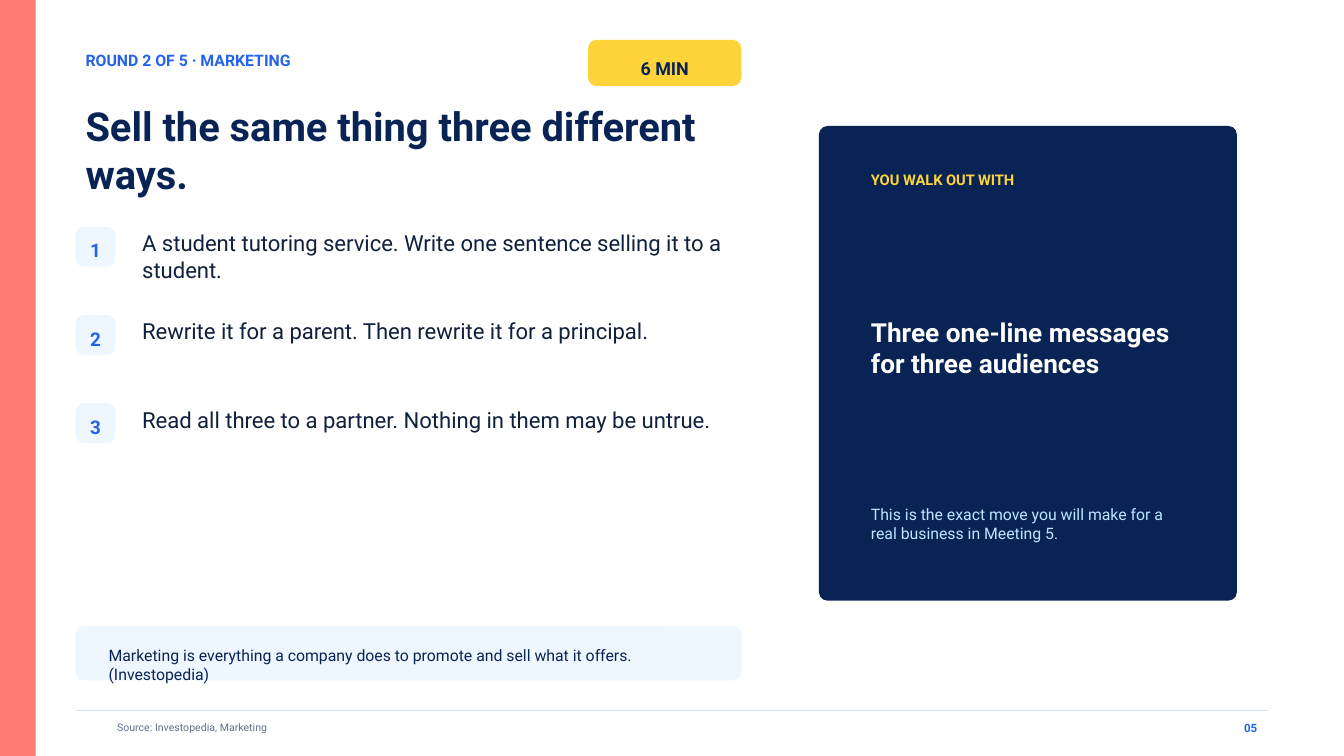
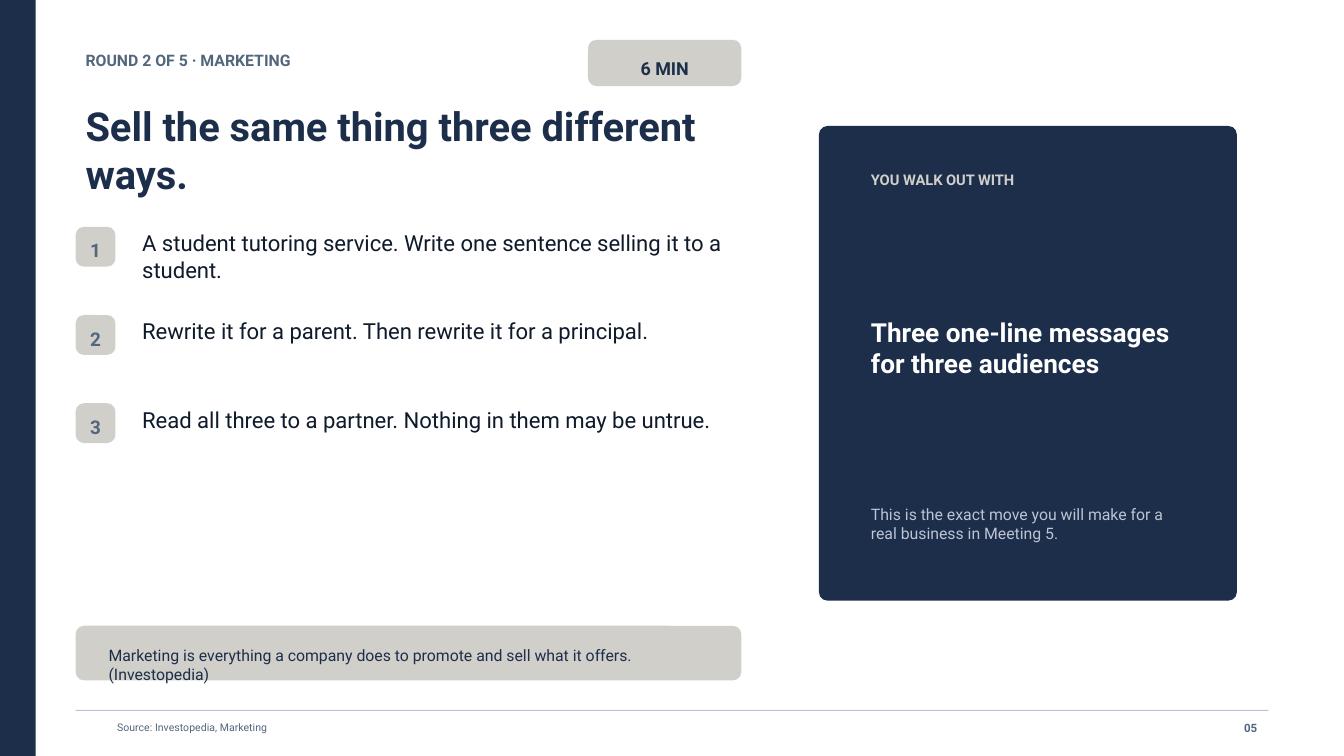
Before and after one commit to jadalin100/career-canvas, a slide deck: slide 5 of slides/output/Career_Canvas_Meeting_1_Creativity_Across_DECA_Areas.pptx. Drawn at 1344x756 pixels with LibreOffice and Linux fonts; fonts in the diff are those of the drawing. Boxes give left, top, right and bottom in pixels: in the first picture for what was removed or moved away, otherwise in the second. Text is boxed around its words. In the diff, an @@ line names an element or a change of style, - is before the commit and + after.

```diff
--- a/slides/output/Career_Canvas_Meeting_1_Creativity_Across_DECA_Areas.pptx
+++ b/slides/output/Career_Canvas_Meeting_1_Creativity_Across_DECA_Areas.pptx
@@ rectangle at [0, 0, 35, 756]: fill #FF7C70 to #1C2E4A @@
@@ rounded rectangle at [588, 40, 741, 87]: fill #FFD43B to #D1CFC9 @@
@@ rounded rectangle at [819, 126, 1237, 601]: fill #092454 to #1C2E4A @@
@@ text "YOU WALK OUT WITH" at [871, 174, 1014, 185]: text colour #FFD43B to #D1CFC9 @@
@@ text colour #10213D to #0F1A2B in 3 elements at [142, 234, 721, 279], [142, 322, 648, 344], [142, 411, 711, 433] @@
@@ text "This is the exact move ..." at [871, 508, 1163, 543]: text colour #BFE6FF to #BDC4D4 @@
@@ fill #EEF7FF to #D1CFC9 in 4 elements at [76, 227, 116, 267], [76, 315, 116, 355], [76, 403, 116, 444], [76, 626, 741, 681] @@
@@ text colour #092454 to #1C2E4A in 3 elements at [641, 62, 688, 75], [86, 110, 696, 198], [109, 649, 632, 685] @@
@@ rectangle at [76, 710, 1268, 711]: fill #D8E5F2 to #BDC4D4 @@
@@ text "Source: Investopedia, Marketing" at [117, 723, 267, 733]: text colour #61718A to #52677D @@
@@ text colour #2563EB to #52677D in 5 elements at [86, 54, 290, 66], [90, 244, 101, 257], [90, 332, 101, 346], [90, 420, 101, 434], [1244, 724, 1257, 732] @@
```
Also in this commit, not shown: 11 other slides changed, 16 other files.
